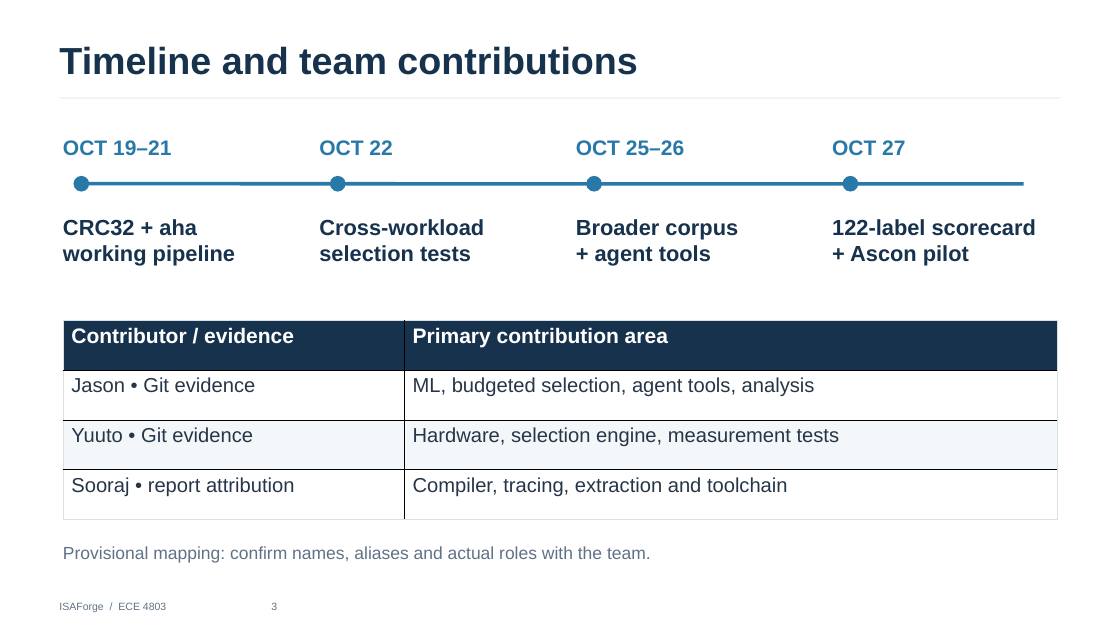
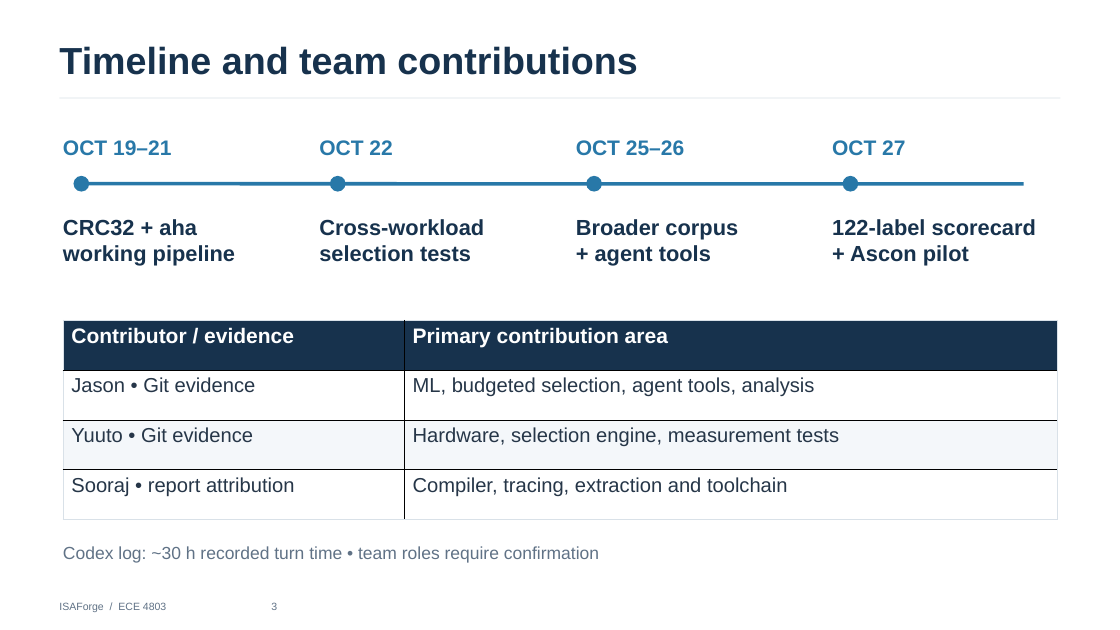
Before and after one commit to jas0nriverah/agentic-riscv-codesign, a slide deck: slide 3 of submissions/midterm-2026-10-28/isaforge-midterm-progress-slides-final.pptx. Drawn at 1120x630 pixels with LibreOffice and Linux fonts; fonts in the diff are those of the drawing. Boxes give left, top, right and bottom in pixels: in the first picture for what was removed or moved away, otherwise in the second. Text is boxed around its words. In the diff, an @@ line names an element or a change of style, - is before the commit and + after.

Commit message:
Document Codex effort and clarify measured CRC32 baseline in slides

```diff
--- a/submissions/midterm-2026-10-28/isaforge-midterm-progress-slides-final.pptx
+++ b/submissions/midterm-2026-10-28/isaforge-midterm-progress-slides-final.pptx
@@ text at [63,546,599,563]: text changed @@
-Provisional mapping: confirm names, aliases and actual roles with the team.
+Codex log: ~30 h recorded turn time • team roles require confirmation
```
Also in this commit, not shown: 4 other slides changed, 4 other files.
